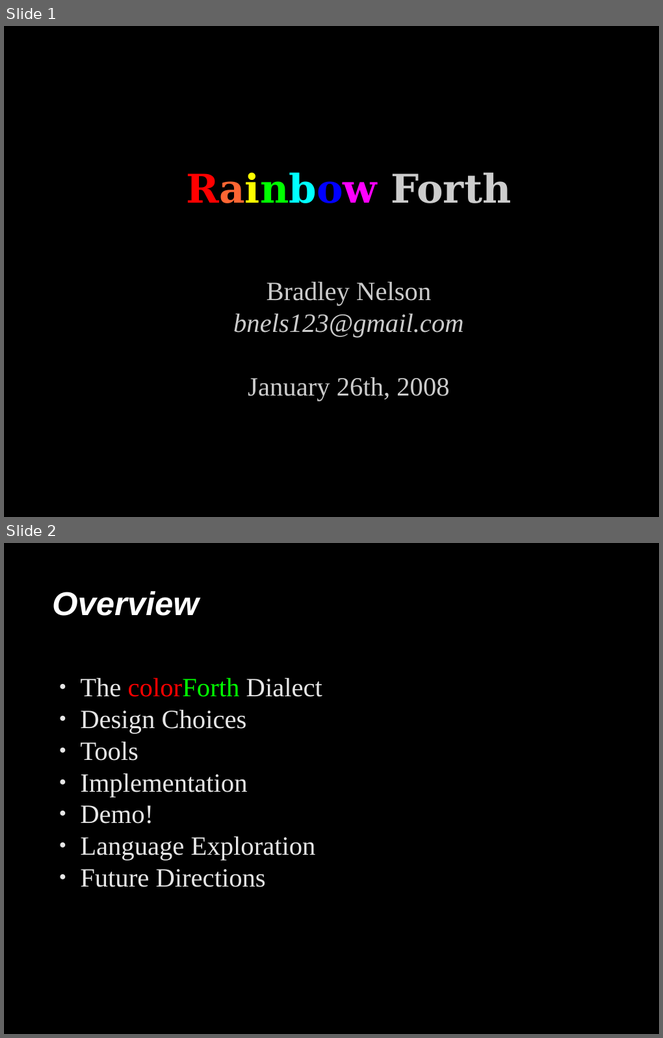
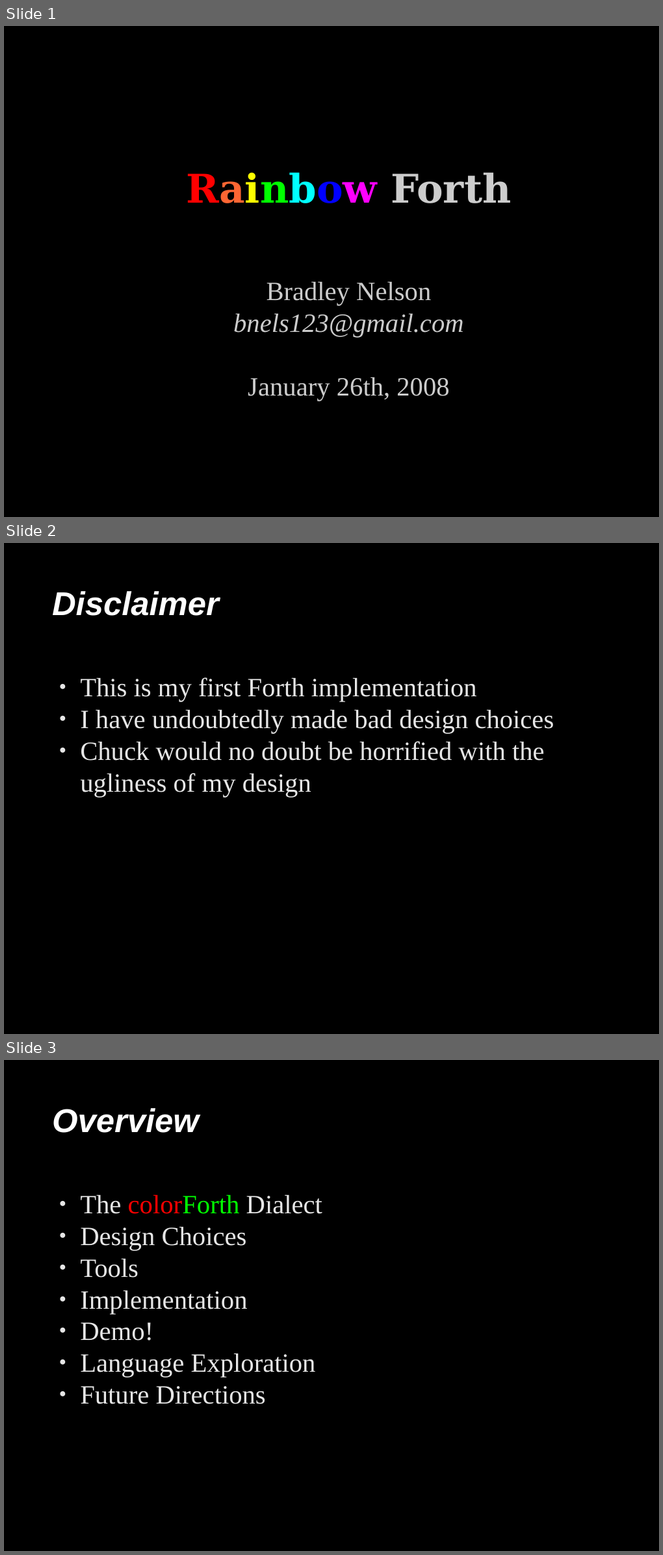
Before and after one commit to flagxor/rainbowforth, a slide deck: doc/svfig_jan2008.odp. Shown one above the other, each under a label of ours: slides 1 and 2 before the commit, slides 1, 2 and 3 after it. The pictures are 663x1038 and 663x1555 pixels, drawn with LibreOffice and Linux fonts; fonts in the diff are those of the drawing; background and template pictures are left out. Boxes give left, top, right and bottom in pixels: in the first picture for what was removed or moved away, otherwise in the second. Text is boxed around its words. In the diff, an @@ line names an element or a change of style, - is before the commit and + after.

Commit message:
added disclaimer to slides

```diff
--- a/doc/svfig_jan2008.odp
+++ b/doc/svfig_jan2008.odp
@@ slide 2 added at <box>4,543,659,1034</box>, background picture (left out) @@
@@ title added at <box>52,591,219,616</box>, 40 pt, text #FFFFFF, bold, italic @@
+Disclaimer
@@ text added at <box>80,678,555,797</box>, 32 pt, text #E6E6E6 @@
+● This is my first Forth implementation
+● I have undoubtedly made bad design choices
+● Chuck would no doubt be horrified with the ugliness of my design
@@ what was slide 2 is now slide 3 @@
```
Also in this commit, not shown: 1 other file.
